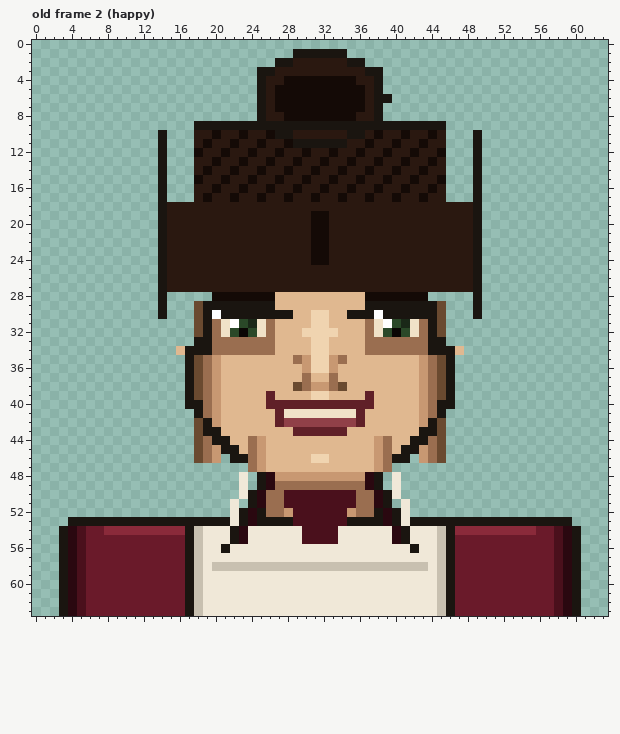
Two states of a pixel-art file, public/sprites/agents/rosa_chen_portraits.aseprite. The first picture shows the starting point.
64x64 pixels, 5 frames. Colours within 5 levels of each other are drawn and written as one. Shown: old frame 2 (happy).
The same view after the edit:
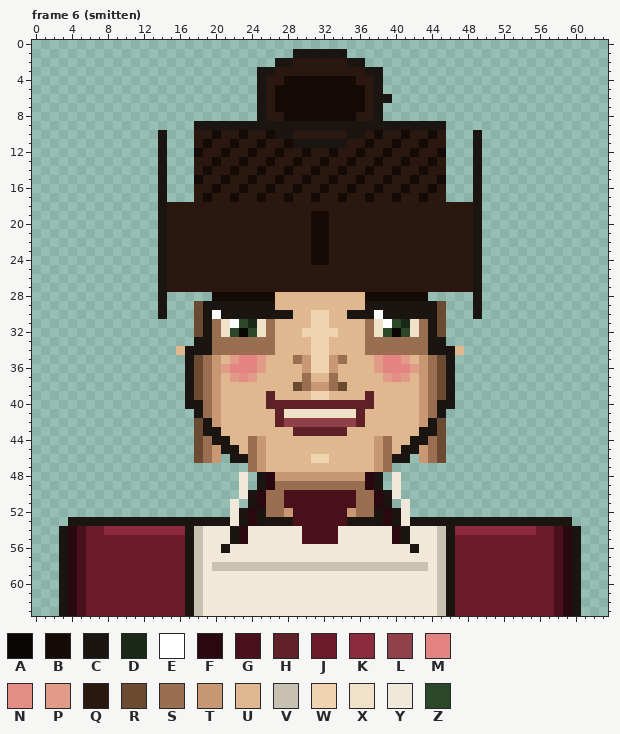
Palette (. is transparent): A #0a0604  B #140a06  C #1a1510  D #1a2818  E #ffffff  F #2a0810  G #4a101c  H #602028  J #6a1a2a  K #8a2a3a  L #904048  M #e48482  N #e38d85  P #e29b88  Q #2a1810  R #6a4a30  S #9a6e50  T #c89872  U #e0b890  V #c8c0b0  W #f0d4b0  X #f0e2c8  Y #f0e8d8  Z #2a4828
A new or re-ordered frame is compared with the old frame closest to it.
What changed:
frames 5 -> 6
--- frame 6 (smitten) is new; against old frame 2 (happy)
@@ x 19..44 @@
 34 CSSSSSSSUUUUWWUUUUSSSSSSSC
-35 STUUUUUUUUSTWWTSUUUUUUUUTS
-36 STUUUUUUUUUTWWTUUUUUUUUUTS
-37 STUUUUUUUUUSUUSUUUUUUUUUTS
+35 STUPMMPUUUSTWWTSUUUPMMPUTS
+36 STPMMMPUUUUTWWTUUUUPMMMPTS
+37 STUPNPUUUUUSUUSUUUUUPNPUTS
 38 STUUUUUUUURSTTSRUUUUUUUUTS
Pixel boxes of the changes (left, top, right, bottom) in both pictures:
changed: (221, 355, 266, 382)
changed: (374, 355, 419, 382)
